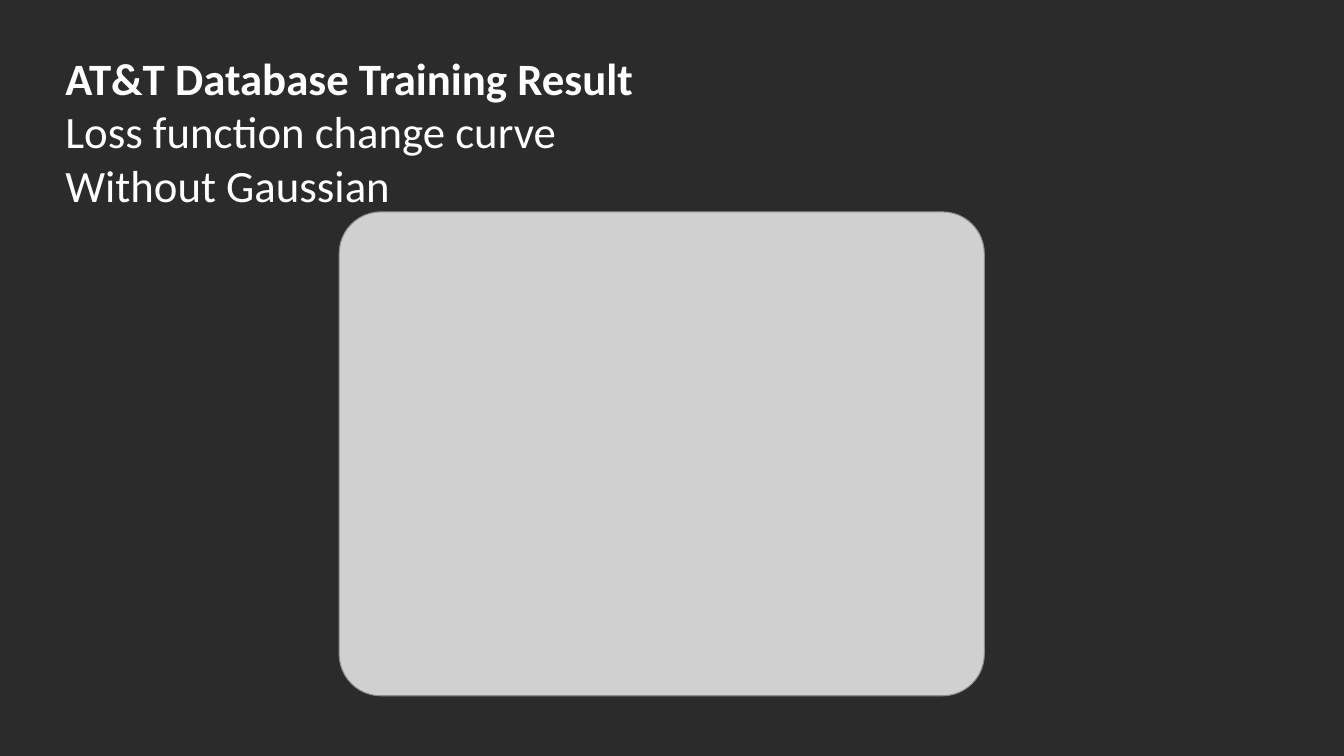
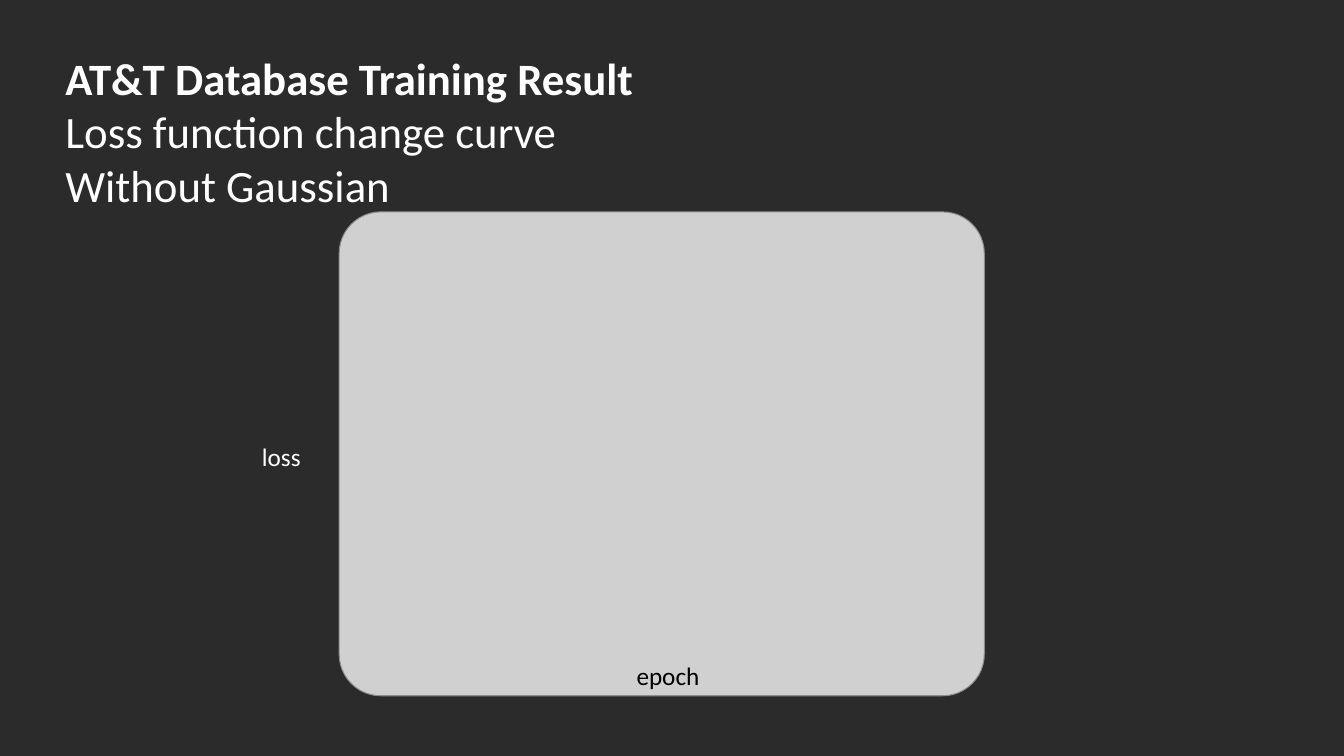
Before and after one commit to YI-0924/Face_Identificcation, a slide deck: slide 15 of MidtermPresent.pptx. Drawn at 1344x756 pixels with LibreOffice and Linux fonts; fonts in the diff are those of the drawing; grey boxes stand for pictures; background and template pictures are left out; a plain dark background stands for a picture behind light text. Boxes give left, top, right and bottom in pixels: in the first picture for what was removed or moved away, otherwise in the second. Text is boxed around its words. In the diff, an @@ line names an element or a change of style, - is before the commit and + after.

```diff
--- a/MidtermPresent.pptx
+++ b/MidtermPresent.pptx
@@ text added at [262, 448, 301, 466], 18 pt, text #FFFFFF @@
+loss
@@ text added at [637, 667, 700, 689], 18 pt, text #000000 @@
+epoch
```
Also in this commit, not shown: 13 other slides changed.
